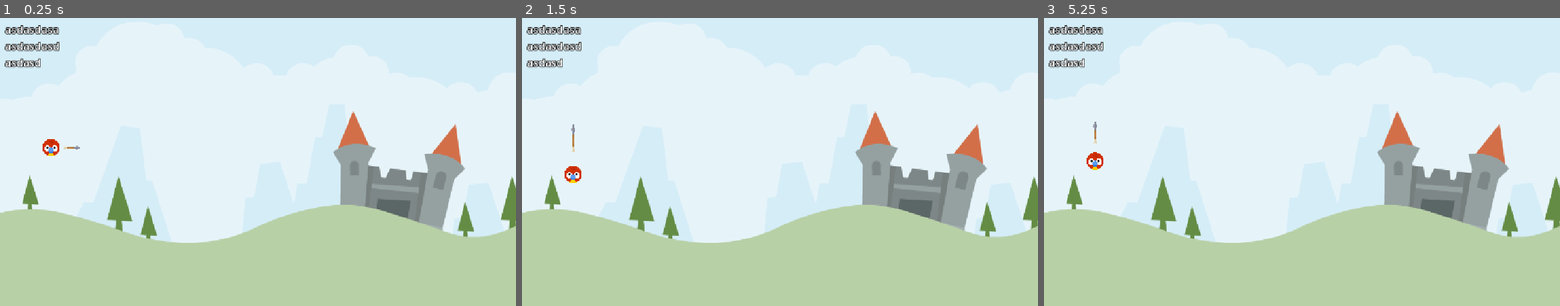
Above: before the commit, frames 1-3 (left to right).
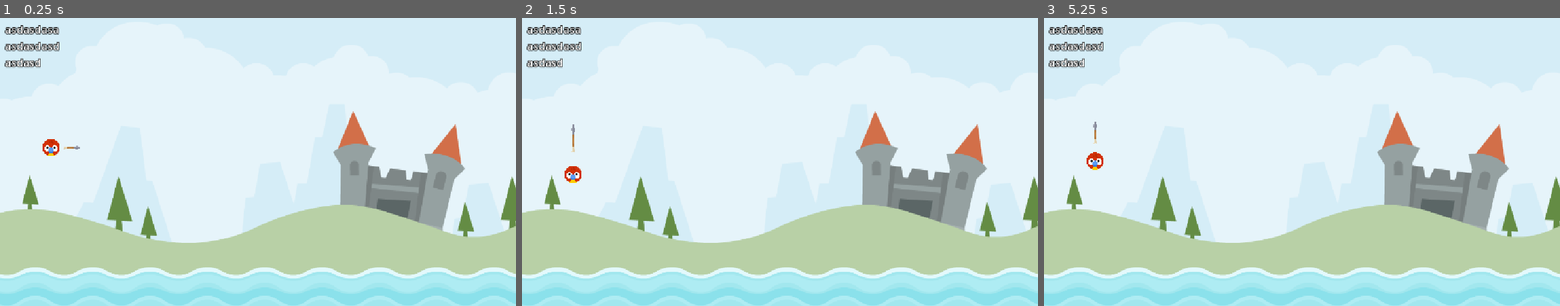
Above: after the commit, the same moments.

Repository: leoxborghi/udeLasVegas
Game: Godot game, scene res://Scenes/LevelBase/level_base.tscn
Same seed, same stepped clock (60 frames per second), same inputs: the game is played once before the commit and once after it.
Inputs (mouse positions are in pixels of both pictures, inside the frame that each line leads up to):
- Up to frame 1 (0.25 s): no input
- Up to frame 2 (1.5 s): tap Enter at 0.5 s; drag from (573, 147) to (831, 98) at 0.52 s; tap Space at 1.25 s; drag from (676, 176) to (754, 219) at 1.27 s
- Up to frame 3 (5.25 s): tap Enter at 2, 3.5 s; move the mouse to (1353, 98) at 2.02 s; hold Right 2.03-2.75 s; tap Shift at 2.1 s; tap Space at 2.75, 4.25 s; drag from (1276, 219) to (1147, 118) at 2.77 s; move the mouse to (1456, 205) at 3.52 s; hold Left 3.53-4.25 s; tap Alt at 3.6 s; drag from (1147, 118) to (1224, 87) at 4.27 s; move the mouse to (1327, 162) at 5.02 s; press the mouse at (1327, 162) at 5.03 s; hold Down (ui_down) from 5.03 s (still down)

The runs differ from the first frame. In frame 1, 12% of the frame differs, in the area x 0-100%, y 86-100%; in frame 2, 12%; in frame 3, 12%.

Commit message:
aggiunta acqua

Diff:
--- a/Animal/animal.gd
+++ b/Animal/animal.gd
@@ -95,6 +95,11 @@
 	arrow.rotation = (_start - position).angle()
 
 
+func die() -> void:
+	queue_free()
+
+
+
 func _on_input_event(_viewport: Node, event: InputEvent, _shape_idx: int) -> void:
 	if event.is_action_pressed("drag"):
 		input_event.disconnect(_on_input_event)
--- /dev/null
+++ b/Scenes/LevelBase/level_base.gd
@@ -0,0 +1,6 @@
+extends Node
+
+
+
+func _ready() -> void:
+	pass
--- a/Scenes/LevelBase/level_base.tscn
+++ b/Scenes/LevelBase/level_base.tscn
@@ -1,9 +1,12 @@
-[gd_scene load_steps=3 format=3 uid="uid://conger70ypd7"]
+[gd_scene load_steps=5 format=3 uid="uid://conger70ypd7"]
 
 [ext_resource type="Texture2D" uid="uid://crvjue3olio2f" path="res://Assets/scene/colored_castle.png" id="1_fe7a1"]
+[ext_resource type="Script" uid="uid://bkb5fetyjncmg" path="res://Scenes/LevelBase/level_base.gd" id="1_fu0cx"]
 [ext_resource type="PackedScene" uid="uid://c8p8162me3sbv" path="res://Animal/animal.tscn" id="2_1l5ts"]
+[ext_resource type="PackedScene" uid="uid://13xfm5ts5qgw" path="res://Water/water.tscn" id="3_2wk6i"]
 
 [node name="LevelBase" type="Node"]
+script = ExtResource("1_fu0cx")
 
 [node name="Sprite2D" type="Sprite2D" parent="."]
 position = Vector2(604, 295)
@@ -12,3 +15,6 @@
 
 [node name="Animal" parent="." instance=ExtResource("2_1l5ts")]
 position = Vector2(114, 294)
+
+[node name="Water" parent="." instance=ExtResource("3_2wk6i")]
+position = Vector2(582, 625)
--- /dev/null
+++ b/Water/splash_sound.gd
@@ -0,0 +1 @@
+extends AudioStreamPlayer2D
--- /dev/null
+++ b/Water/water.gd
@@ -0,0 +1,11 @@
+extends Area2D
+
+
+@onready var splash_sound: AudioStreamPlayer2D = $SplashSound
+
+
+func _on_body_entered(body: Node2D) -> void:
+	if body is Animal:
+		splash_sound.global_position = body.global.position
+		splash_sound.play()
+		body.die()
--- /dev/null
+++ b/Water/water.tscn
@@ -0,0 +1,28 @@
+[gd_scene load_steps=5 format=3 uid="uid://13xfm5ts5qgw"]
+
+[ext_resource type="Texture2D" uid="uid://b7b82158v2re1" path="res://Assets/scene/waterTop_high.png" id="1_5osll"]
+[ext_resource type="Script" uid="uid://cd1201rektdq1" path="res://Water/water.gd" id="1_oj1mp"]
+[ext_resource type="AudioStream" uid="uid://do5txchutimk3" path="res://Assets/audio/splash.ogg" id="2_oj1mp"]
+
+[sub_resource type="WorldBoundaryShape2D" id="WorldBoundaryShape2D_5oucl"]
+normal = Vector2(-0.014491231, -0.999895)
+distance = -39.0
+
+[node name="Water" type="Area2D"]
+script = ExtResource("1_oj1mp")
+
+[node name="Sprite2D" type="Sprite2D" parent="."]
+texture_repeat = 2
+texture = ExtResource("1_5osll")
+region_enabled = true
+region_rect = Rect2(0, 0, 1200, 128)
+region_filter_clip_enabled = true
+
+[node name="CollisionShape2D" type="CollisionShape2D" parent="."]
+position = Vector2(-1, 9)
+shape = SubResource("WorldBoundaryShape2D_5oucl")
+
+[node name="SplashSound" type="AudioStreamPlayer2D" parent="."]
+stream = ExtResource("2_oj1mp")
+
+[connection signal="body_entered" from="." to="." method="_on_body_entered"]
Not shown, added: Scenes/LevelBase/level_base.gd.uid
Not shown, added: Water/splash_sound.gd.uid
Not shown, added: Water/water.gd.uid
